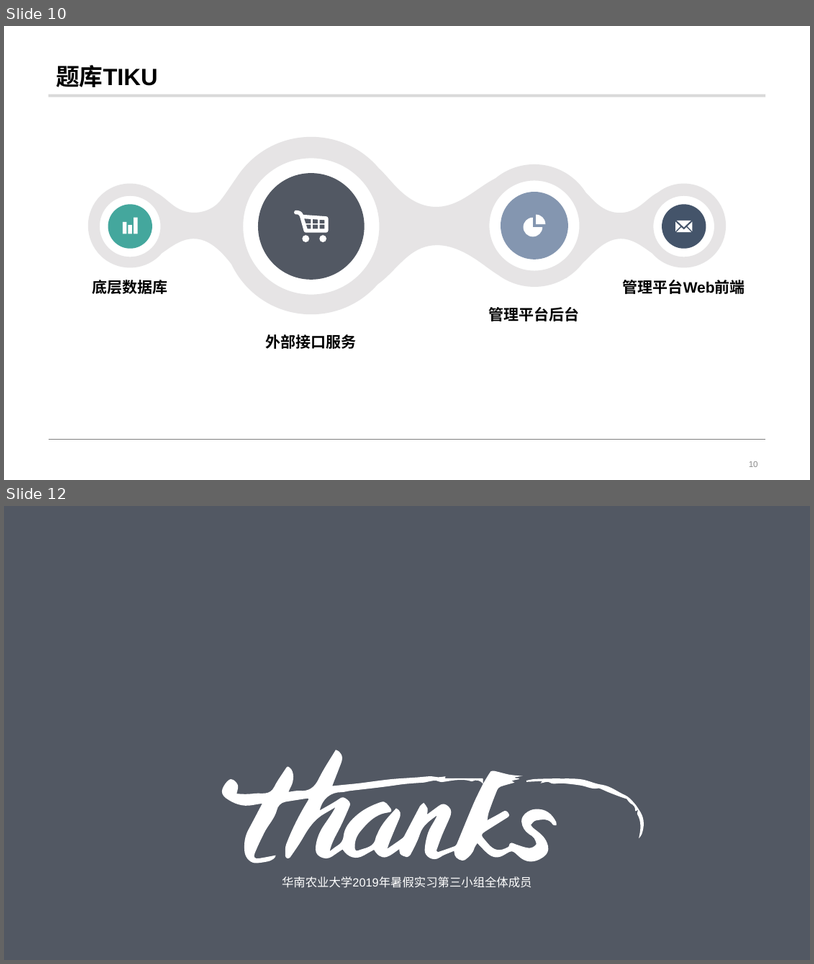
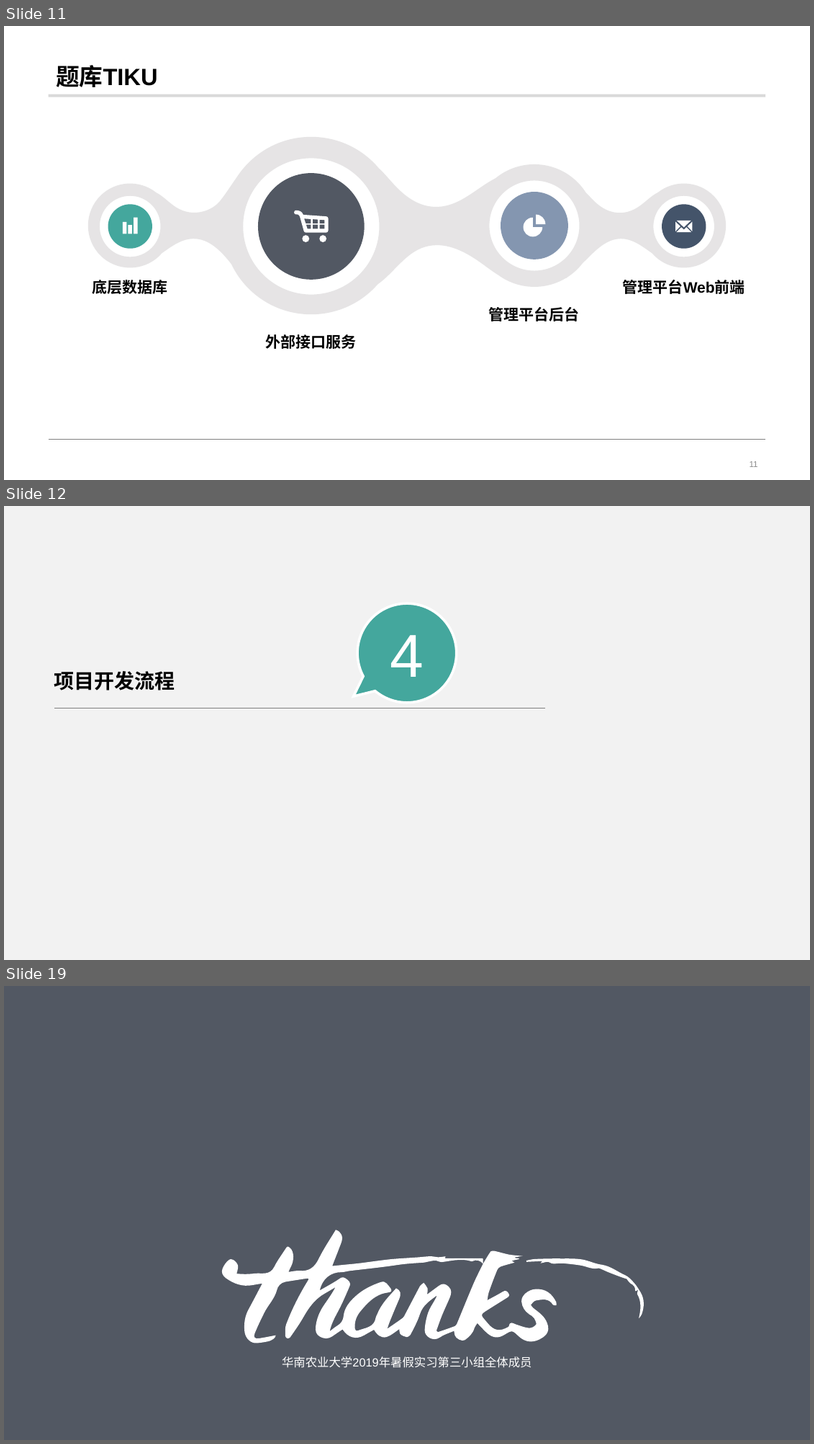
Before and after one commit to scau-tuzi/tiku, a slide deck: doc/prjmgnt/汇报的.pptx. Shown one above the other, each under a label of ours: slides 10 and 12 before the commit, slides 11, 12 and 19 after it; the slides between them are not shown. The pictures are 814x964 and 814x1444 pixels, drawn with LibreOffice and Linux fonts; fonts in the diff are those of the drawing; background and template pictures are left out. Boxes give left, top, right and bottom in pixels: in the first picture for what was removed or moved away, otherwise in the second. Text is boxed around its words. In the diff, an @@ line names an element or a change of style, - is before the commit and + after.

```diff
--- a/doc/prjmgnt/汇报的.pptx
+++ b/doc/prjmgnt/汇报的.pptx
@@ slide 12 added at box(4, 506, 810, 960), background #F2F2F2 @@
@@ speech bubble added at box(358, 603, 457, 703), fill #44A79D, outline #FFFFFF 3 pt, 72 pt, text #FFFFFF @@
+4
@@ title added at box(54, 671, 175, 690), 24 pt, text #000000, bold @@
+项目开发流程
@@ line added from (54, 708) to (546, 708), #808080 0.5 pt @@
@@ what was slide 10 is now slide 11 @@
@@ page number at box(750, 461, 759, 467): text changed @@
-10
+11
@@ what was slide 12 is now slide 19 @@
```
Also in this commit, not shown: 2 slides changed, 6 other slides added.
